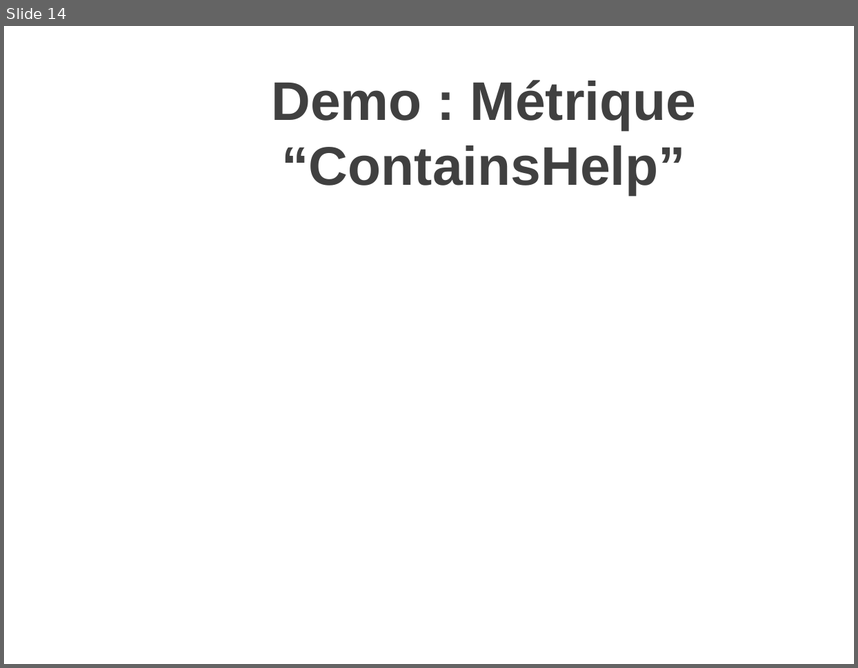
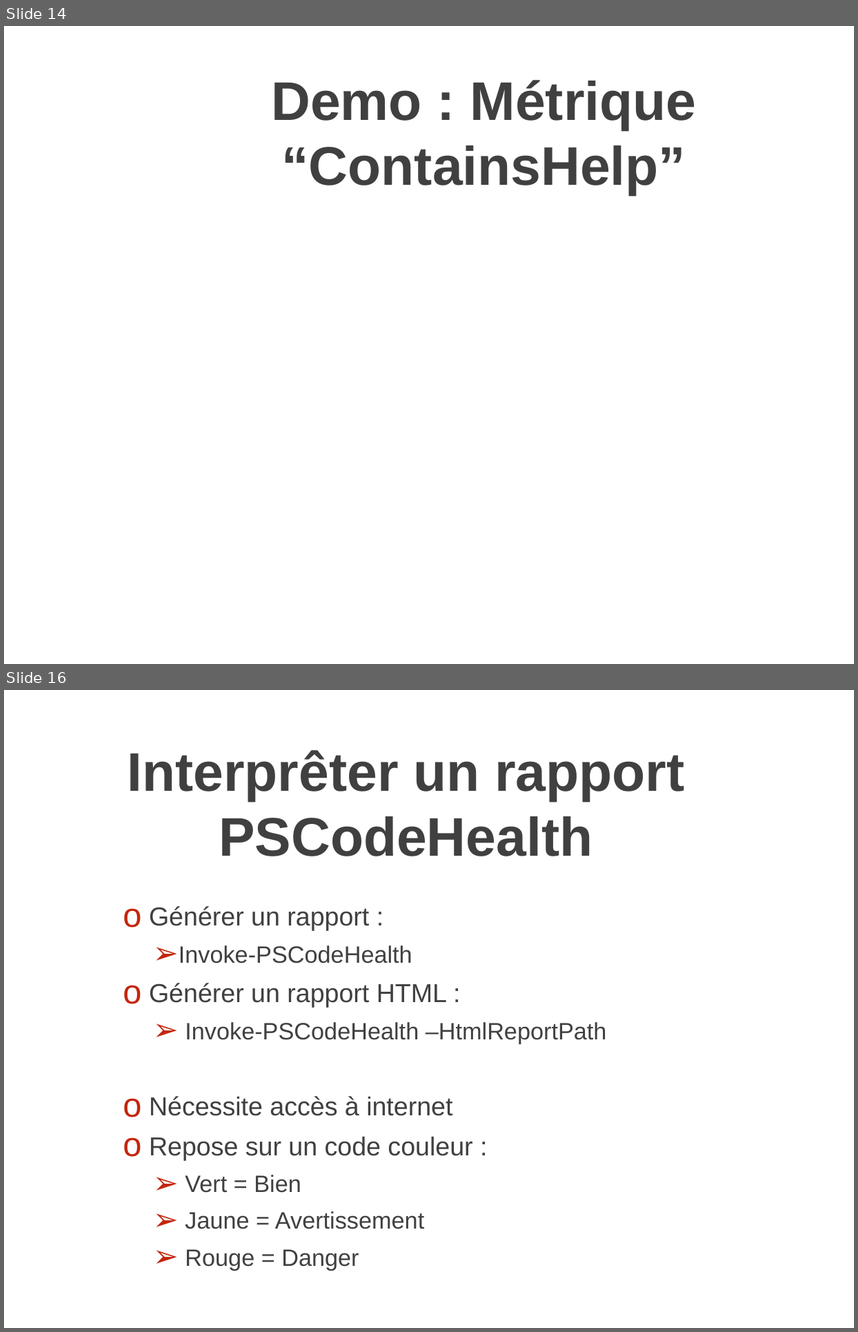
Before and after one commit to MathieuBuisson/FrPSUG-PSCodeHealth, a slide deck: Qualite de code et PSCodeHealth.pptx. Shown one above the other, each under a label of ours: slide 14 before the commit, slides 14 and 16 after it; the slides between them are not shown. The pictures are 858x668 and 858x1332 pixels, drawn with LibreOffice and Linux fonts; fonts in the diff are those of the drawing; background and template pictures are left out. Boxes give left, top, right and bottom in pixels: in the first picture for what was removed or moved away, otherwise in the second. Text is boxed around its words. In the diff, an @@ line names an element or a change of style, - is before the commit and + after.

```diff
--- a/Qualite de code et PSCodeHealth.pptx
+++ b/Qualite de code et PSCodeHealth.pptx
@@ slide 16 added at (4, 690, 854, 1328), background picture (left out) @@
@@ title added at (127, 750, 684, 856), 46 pt, text gradient #000000 to #404040 to #212745, bold @@
+Interprêter un rapport PSCodeHealth
@@ text added at (149, 906, 607, 1270), 20 pt, text #404040 @@
+o Générer un rapport :
+  ➢ Invoke-PSCodeHealth
+o Générer un rapport HTML :
+  ➢ Invoke-PSCodeHealth –HtmlReportPath
+o Nécessite accès à internet
+o Repose sur un code couleur :
+  ➢ Vert = Bien
+  ➢ Jaune = Avertissement
+  ➢ Rouge = Danger
```
Also in this commit, not shown: 2 other slides added, 1 other file.
